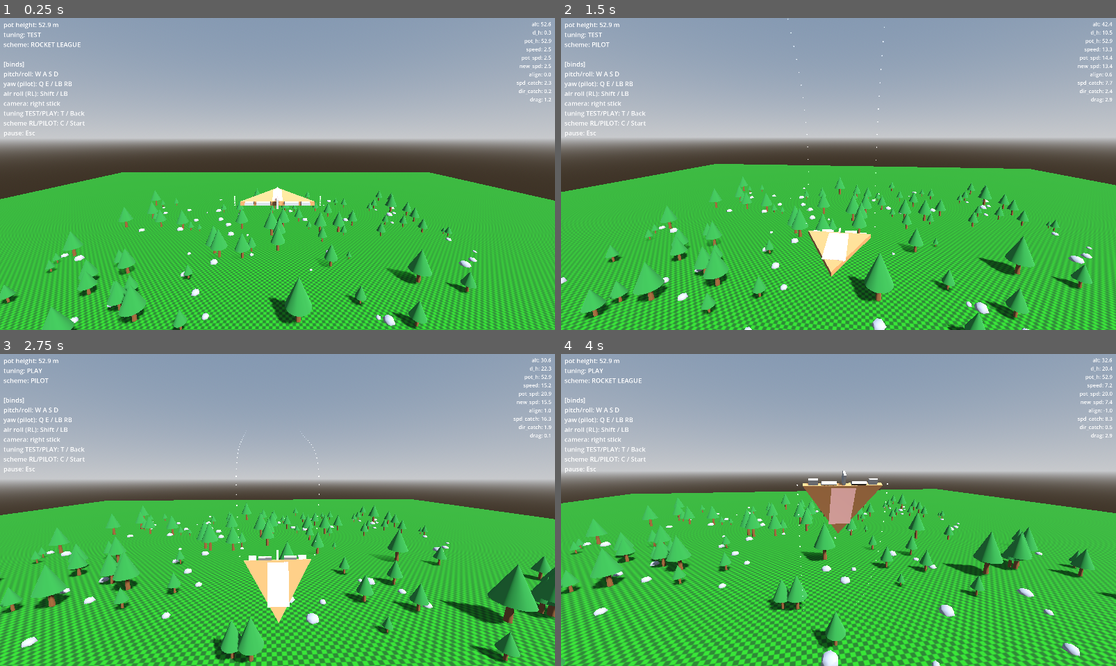
Above: before the commit, frames 1-4 (two rows, left to right).
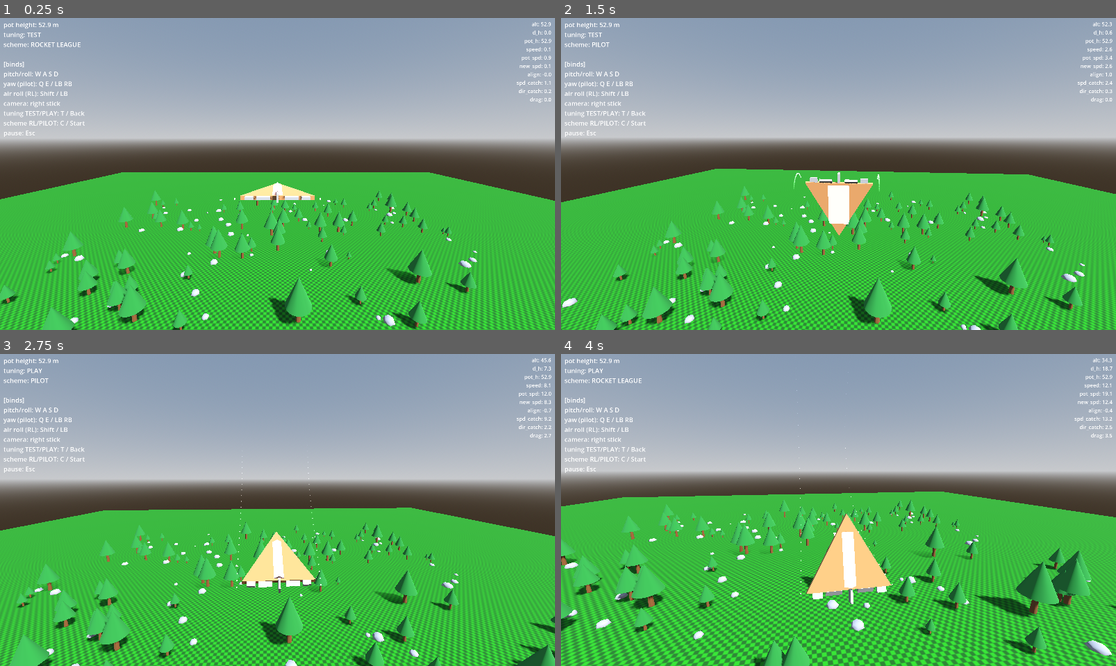
Above: after the commit, the same moments.

Repository: westonkelliher/glider
Game: Godot game, scene res://scenes/main.tscn
Two runs of this game, one before a commit and one after it. Both use one fixed random seed, a clock stepped at 60 frames per second and the inputs below.
Inputs (mouse positions are in pixels of both pictures, inside the frame that each line leads up to):
- Up to frame 1 (0.25 s): no input
- Up to frame 2 (1.5 s): tap Enter at 0.5 s; move the mouse to (866, 174) at 0.52 s; hold Shift (air_roll) 0.53-1.28 s; hold W (move_forward) from 0.53 s (still down); move the mouse to (810, 174) at 1.27 s; tap C (toggle_scheme) at 1.35 s
- Up to frame 3 (2.75 s): keep holding W (move_forward); move the mouse to (288, 503) at 2.02 s; hold T (toggle_tuning) from 2.03 s (still down)
- Up to frame 4 (4 s): keep holding W (move_forward); move the mouse to (832, 516) at 2.77 s; release T (toggle_tuning) at 2.78 s; tap Shift (air_roll) at 2.85 s; move the mouse to (877, 513) at 3.52 s; hold C (toggle_scheme) from 3.53 s (still down)

The runs differ from the first frame. In frame 1, 0.9% of the frame differs, in the area x 0-100%, y 1-100%; in frame 2, 25%; in frame 3, 29%; in frame 4, 32%.

Commit message:
Flight: drag from nose-velocity misalignment; apply drag accel
Co-Authored-By: Claude Opus 4.8 <noreply@anthropic.com>

Diff:
--- a/scripts/glider_body.gd
+++ b/scripts/glider_body.gd
@@ -98,8 +98,9 @@
 		current_dir = Vector3.DOWN
 	#
 	var nose_dir := (transform.basis * Vector3.FORWARD).normalized()
-	var drag_factor := air_friction * tuning.DRAG * current_speed * nose_dir.cross(current_dir).length()
+	#var drag_factor := air_friction * tuning.DRAG * current_speed * nose_dir.cross(current_dir).length()
 	var nose_dot := velocity.normalized().dot(nose_dir)
+	var drag_factor := 1 - absf(nose_dot)
 	var rrate := 0.3 + 0.2 * sqrt(velocity.length()) #* nose_dot
 	#
 	## adjust rotation
@@ -119,7 +120,7 @@
 	var new_speed := move_toward(current_speed, pot_speed, pot_speed_catchup * delta)
 	var dir_offset := nose_dir.angle_to(current_dir)
 	var closeness_to_45 := 1.0 - (absf(PI/4.0 - absf(fmod(dir_offset, PI/2.0)))/(PI/4))
-	var pot_dir_catchup := 0.1 + air_friction * tuning.POT_DIR_CATCHUP_MULT * current_speed * sqrt(closeness_to_45)
+	var pot_dir_catchup := 0.2 + air_friction * tuning.POT_DIR_CATCHUP_MULT * current_speed * sqrt(closeness_to_45)
 	var new_dir := current_dir.move_toward(nose_dir, pot_dir_catchup * delta)# TODO: calculate shortest direct arc from current_dir to pot_dir
 	var new_velocity := new_speed * new_dir
 	#
@@ -131,12 +132,21 @@
 	#
 	## Accelerations
 	var a_gravity := G * Vector3.DOWN * delta
-	var a_drag := 10*drag_factor * -velocity.normalized()
+	var a_drag := tuning.DRAG * drag_factor * -velocity.normalized()
 	# Sum
-	var a_total := a_gravity
+	var a_total := a_gravity + a_drag
 	#
 	## velocity
 	velocity = new_velocity + a_total
+
+	# reduce pot_height towards low speed:
+	var d_h_2 := velocity.length()**2.0/(G*2.0)
+	#pot_height = move_toward(pot_height, position.y + d_h_2, 2.0 * delta)
+
+	# keep from touching floor
+	if position.y < 1.0:
+		position.y = 1.0
+
 	#if velocity.length() < 0.1:
 		#velocity += Vector3.DOWN * 0.05
 	#
